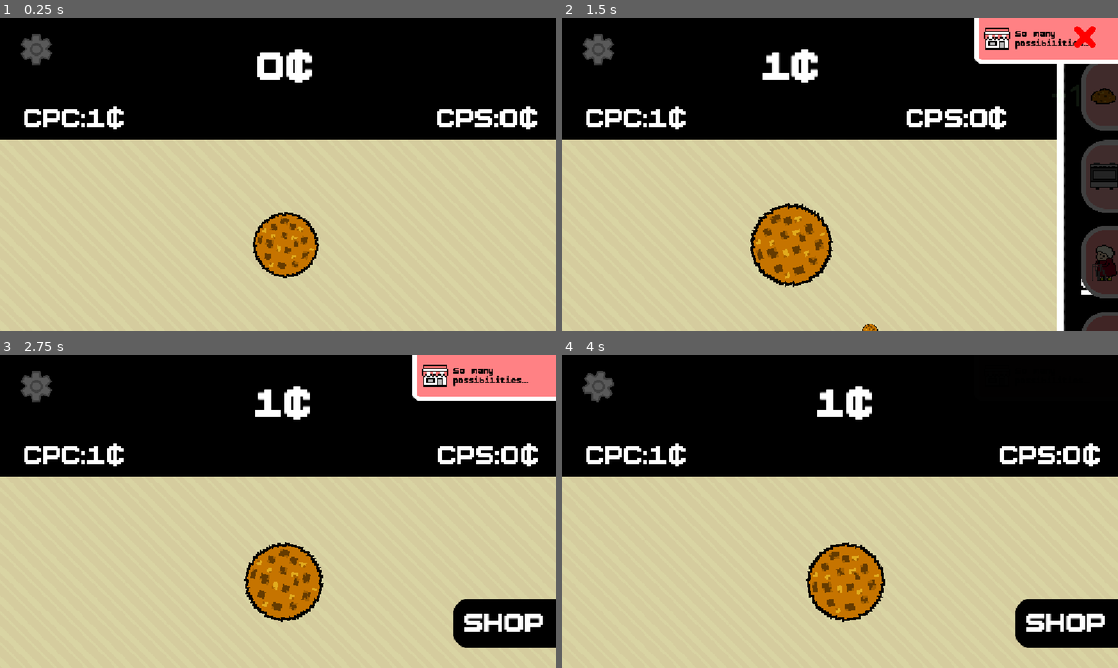
Above: before the commit, frames 1-4 (two rows, left to right).
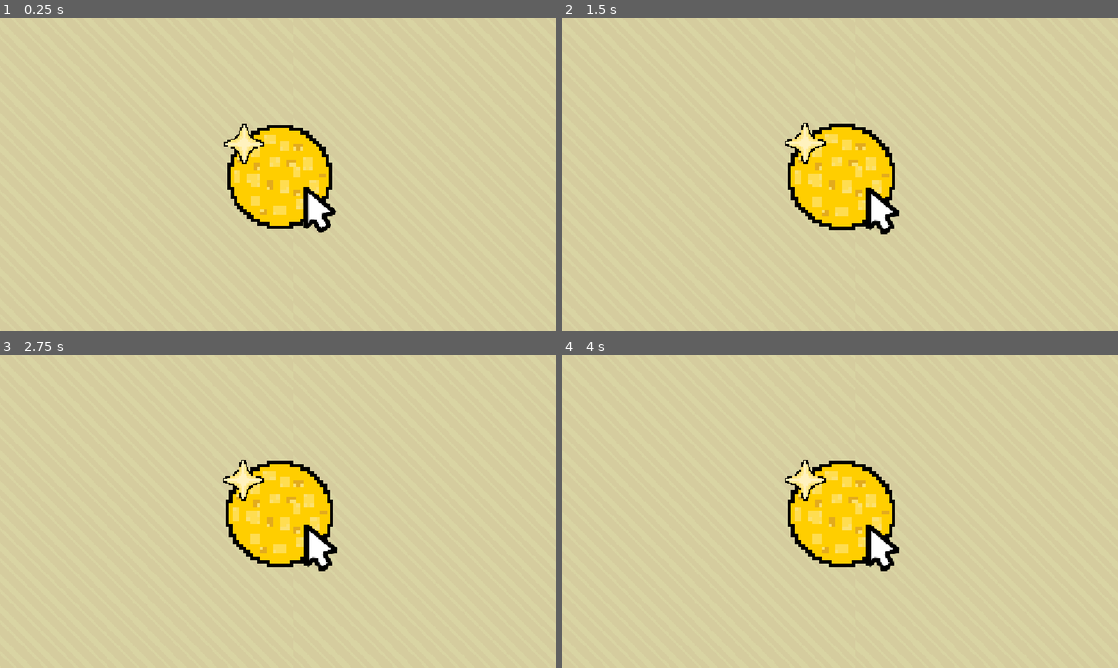
Above: after the commit, the same moments.

Repository: ashmitiscodingpython/sparkle-milkyway
Game: Godot game, scene res://scenes/main.tscn
Two runs of this game, one before a commit and one after it. Both use one fixed random seed, a clock stepped at 60 frames per second and the inputs below.
Inputs (mouse positions are in pixels of both pictures, inside the frame that each line leads up to):
- Up to frame 1 (0.25 s): no input
- Up to frame 2 (1.5 s): tap Enter at 0.5 s; move the mouse to (851, 243) at 0.52 s; hold Right 0.53-1.28 s; tap Alt at 0.6 s; click (851, 243) at 0.67 s; move the mouse to (1084, 287) at 1.27 s; hold Down from 1.28 s (still down); tap Shift at 1.35 s; click (1084, 287) at 1.42 s
- Up to frame 3 (2.75 s): move the mouse to (389, 373) at 2.02 s; release Down at 2.03 s; hold Right from 2.03 s (still down); tap Alt at 2.1 s; click (389, 373) at 2.17 s
- Up to frame 4 (4 s): move the mouse to (600, 386) at 2.77 s; release Right at 2.78 s; hold Up 2.78-3.53 s; tap Shift at 2.85 s; click (600, 386) at 2.92 s; move the mouse to (751, 492) at 3.52 s; hold Left from 3.53 s (still down); tap Alt at 3.6 s; click (751, 492) at 3.67 s

The runs differ from the first frame. In frame 1, 45% of the frame differs, in the area x 0-100%, y 0-84%; in frame 2, 53%, in the area x 0-100%, y 0-100%; in frame 3, 49%; in frame 4, 49%.

Commit message:
Hourly commit - worked on intro

Diff:
--- a/project.godot
+++ b/project.godot
@@ -33,3 +33,8 @@
 [gui]
 
 theme/custom_font="uid://b423uj8o0db2"
+
+[rendering]
+
+2d/snap/snap_2d_transforms_to_pixel=true
+2d/snap/snap_2d_vertices_to_pixel=true
--- /dev/null
+++ b/scenes/logo.gd
@@ -0,0 +1,25 @@
+extends Sprite2D
+
+@onready var game = %GameManager
+@onready var left = $"../IntroLeft"
+@onready var right = $"../IntroRight"
+var mouse = false
+
+func _process(_delta: float) -> void:
+	if mouse and not game.introed:
+		scale += ((1.2 * Vector2(1.7, 1.7)) - scale) / 5
+	elif not game.introed:
+		scale += (Vector2(1.7, 1.7) - scale) / 5
+	if game.introed:
+		scale += (Vector2(0, 0) - scale) / 10
+
+func _input(event: InputEvent) -> void:
+	if event is InputEventMouseButton and mouse:
+		scale += (Vector2(0, 0) - scale) / 10
+		game.introed = true
+
+func mouse_entered() -> void:
+	mouse = true
+
+func mouse_exited() -> void:
+	mouse = false
--- a/scenes/main.tscn
+++ b/scenes/main.tscn
@@ -62,6 +62,8 @@
 [ext_resource type="Texture2D" uid="uid://b7vwkyoadp6i5" path="res://images/settings.png" id="60_kf5aa"]
 [ext_resource type="Script" uid="uid://y8d684cajolv" path="res://scripts/alt.gd" id="60_t5ykj"]
 [ext_resource type="Script" uid="uid://owoi2dvojj8a" path="res://scripts/settings_prompt.gd" id="62_e755i"]
+[ext_resource type="Texture2D" uid="uid://c1yc1cyb68wa1" path="res://images/logo.png" id="63_ro3en"]
+[ext_resource type="Script" uid="uid://ctnauup5rqjtu" path="res://scenes/logo.gd" id="64_od4ux"]
 
 [sub_resource type="ShaderMaterial" id="ShaderMaterial_0loja"]
 shader = ExtResource("53_o7ddy")
@@ -144,6 +146,9 @@
 
 [sub_resource type="LabelSettings" id="LabelSettings_t5ykj"]
 line_spacing = -4.665
+
+[sub_resource type="RectangleShape2D" id="RectangleShape2D_xhfw6"]
+size = Vector2(114.117615, 119.99997)
 
 [node name="Node2D" type="Node2D" unique_id=784044576]
 
@@ -818,7 +823,6 @@
 [node name="BackgroundMusic" type="AudioStreamPlayer2D" parent="." unique_id=321494487]
 stream = ExtResource("48_ty1g6")
 volume_db = 11.462
-autoplay = true
 script = ExtResource("49_j2jfr")
 
 [node name="ClickEffect" type="AudioStreamPlayer2D" parent="." unique_id=319267067]
@@ -947,6 +951,45 @@
 
 [node name="CollisionShape2D" type="CollisionShape2D" parent="SettingsPrompt/close_" unique_id=1206586272]
 shape = SubResource("RectangleShape2D_f6ptj")
+
+[node name="IntroLeft" type="TextureRect" parent="." unique_id=1769289093]
+z_index = 10
+texture_filter = 1
+offset_left = -54.0
+offset_top = -84.0
+offset_right = 608.0
+offset_bottom = 752.0
+texture = ExtResource("3_a8y0u")
+stretch_mode = 1
+
+[node name="IntroRight" type="TextureRect" parent="." unique_id=550594110]
+z_index = 9
+texture_filter = 1
+anchors_preset = 1
+anchor_left = 1.0
+anchor_right = 1.0
+offset_left = 608.0
+offset_top = -84.0
+offset_right = 1200.0
+offset_bottom = 827.0
+grow_horizontal = 0
+texture = ExtResource("3_a8y0u")
+stretch_mode = 1
+
+[node name="Logo" type="Sprite2D" parent="." unique_id=524365129]
+z_index = 11
+texture_filter = 1
+position = Vector2(576, 324)
+scale = Vector2(0.61, 0.61)
+texture = ExtResource("63_ro3en")
+script = ExtResource("64_od4ux")
+
+[node name="Area2D" type="Area2D" parent="Logo" unique_id=625223317]
+
+[node name="CollisionShape2D" type="CollisionShape2D" parent="Logo/Area2D" unique_id=1869590536]
+position = Vector2(0.5882263, 2.9411774)
+scale = Vector2(1.0000002, 1.0000002)
+shape = SubResource("RectangleShape2D_xhfw6")
 
 [connection signal="mouse_entered" from="Cookie" to="Cookie" method="_on_mouse_entered"]
 [connection signal="mouse_exited" from="Cookie" to="Cookie" method="_on_mouse_exited"]
@@ -992,3 +1035,5 @@
 [connection signal="mouse_exited" from="Settings" to="Settings" method="_on_mouse_exited"]
 [connection signal="mouse_entered" from="SettingsPrompt/close_" to="SettingsPrompt/close_" method="_on_mouse_entered"]
 [connection signal="mouse_exited" from="SettingsPrompt/close_" to="SettingsPrompt/close_" method="_on_mouse_exited"]
+[connection signal="mouse_entered" from="Logo/Area2D" to="Logo" method="mouse_entered"]
+[connection signal="mouse_exited" from="Logo/Area2D" to="Logo" method="mouse_exited"]
--- a/scripts/background_music.gd
+++ b/scripts/background_music.gd
@@ -4,9 +4,11 @@
 var time = 0
 
 func _process(_delta: float) -> void:
+	if %GameManager.introed and not playing:
+		play()
 	time += _delta
 	volume_db = (-5 + clamp(25 * time, 0, 25)) * remap(volume.value, 0, 1, -0.3, 1)
 	if volume.value == 0:
-		playing = false
-	elif not playing:
-		playing = true
+		stream_paused = true
+	elif stream_paused:
+		stream_paused = false
--- a/scripts/game_manager.gd
+++ b/scripts/game_manager.gd
@@ -49,6 +49,7 @@
 var effect_vol = 1
 var effects: Array[AudioStreamPlayer2D]
 var availables = 0
+var introed = false
 
 func achievement() -> void:
 	if !effect_vol == -0.3:
Binary file added: images/logo.png
Not shown, added: scenes/logo.gd.uid
Not shown, added: images/logo.png~
